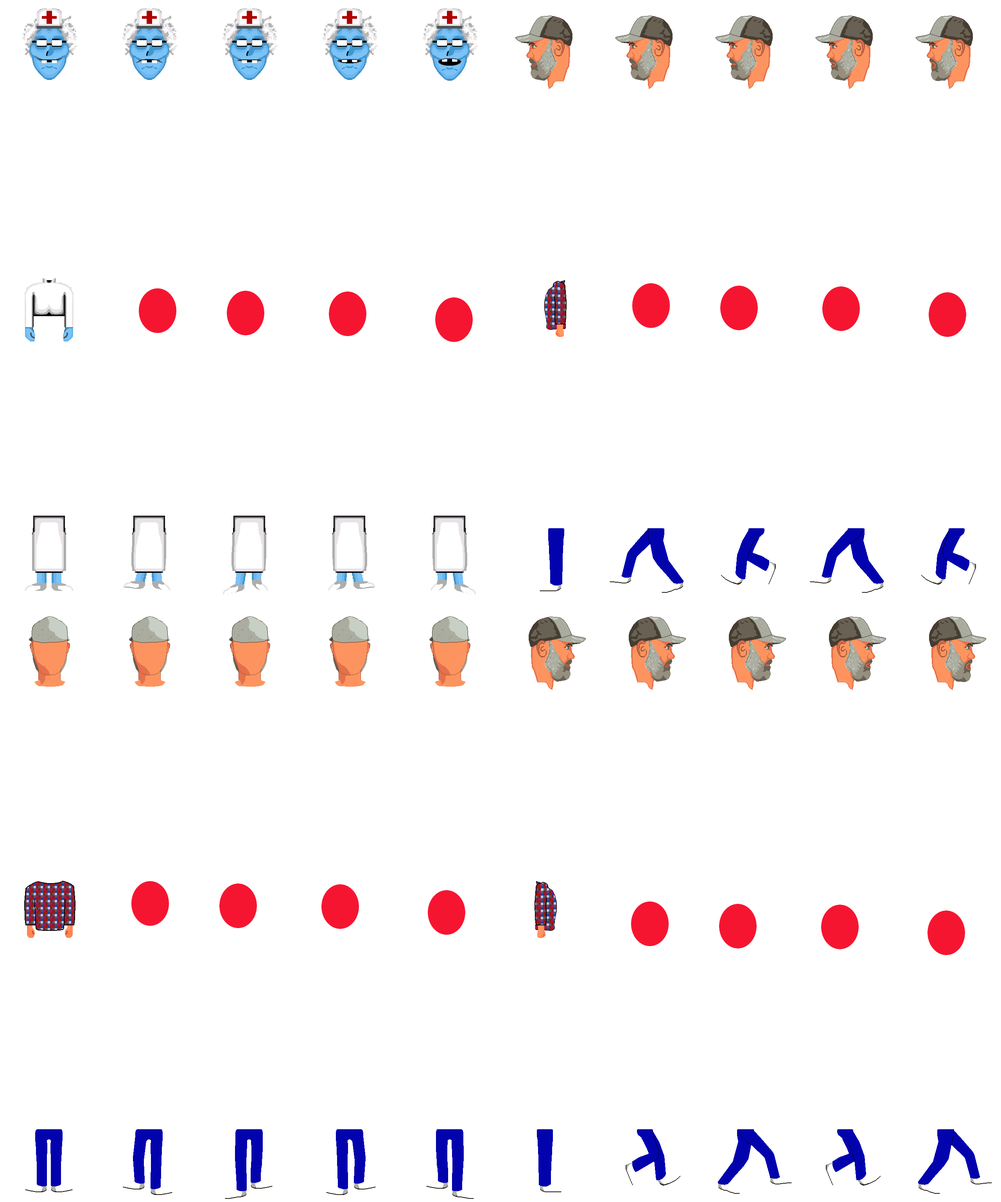
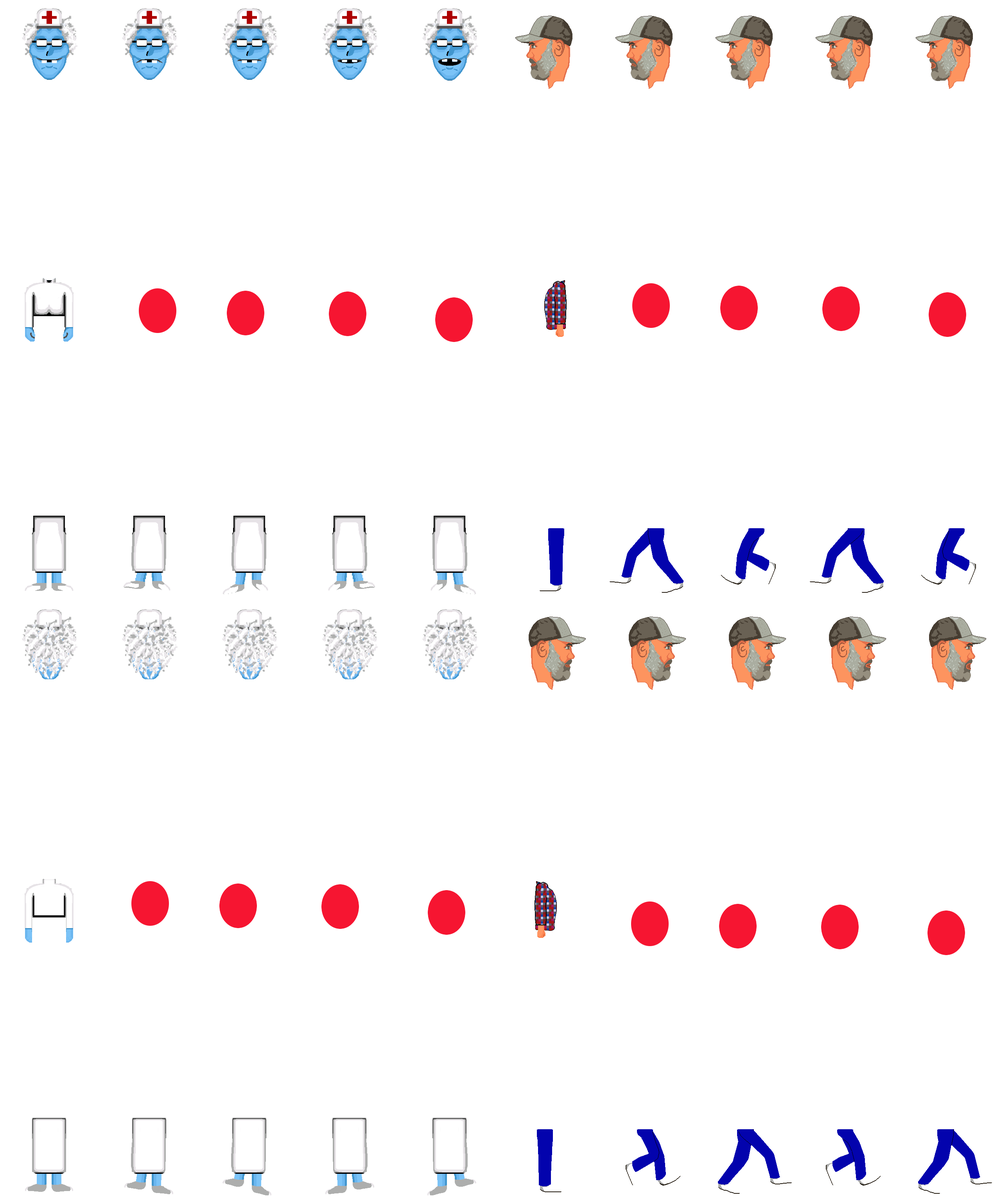
Revision of a layered 1001 x 1202 image; what changed, layer by layer:
painted on "Background" over (x1=21, y1=609, x2=479, y2=1199)
